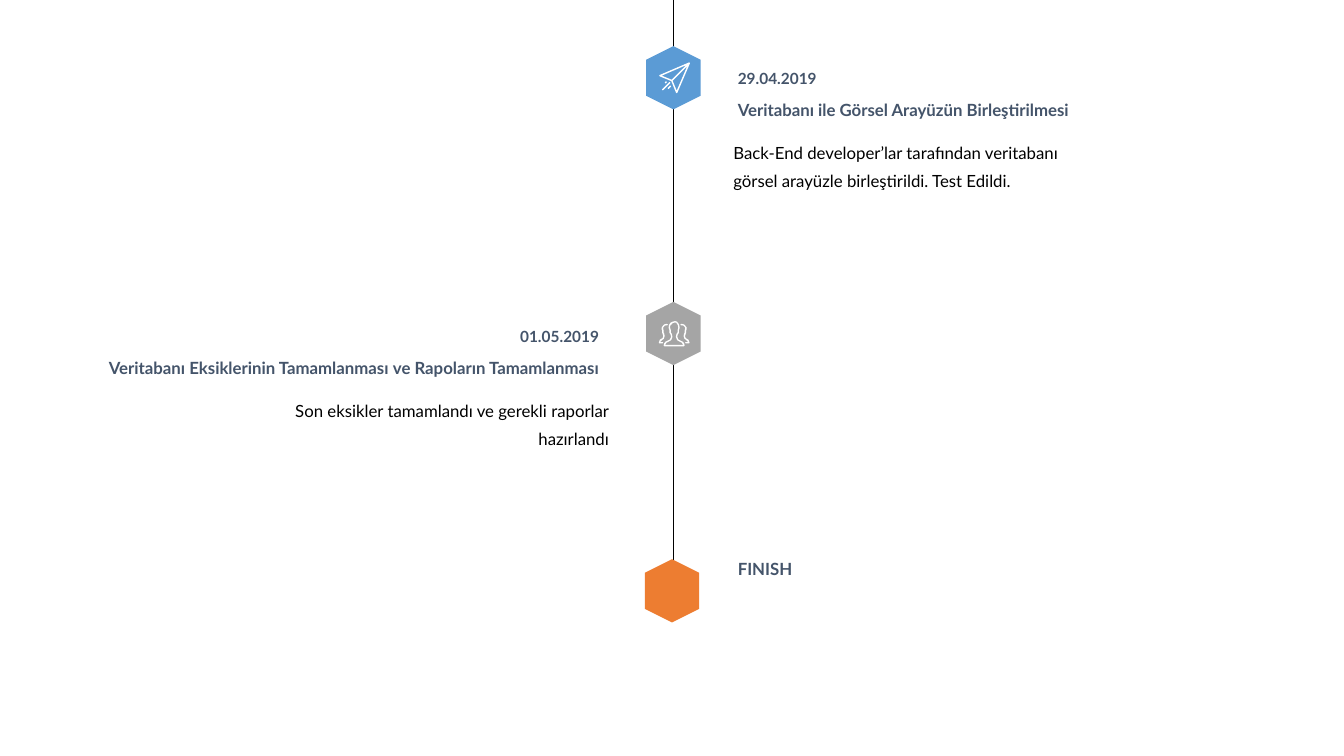
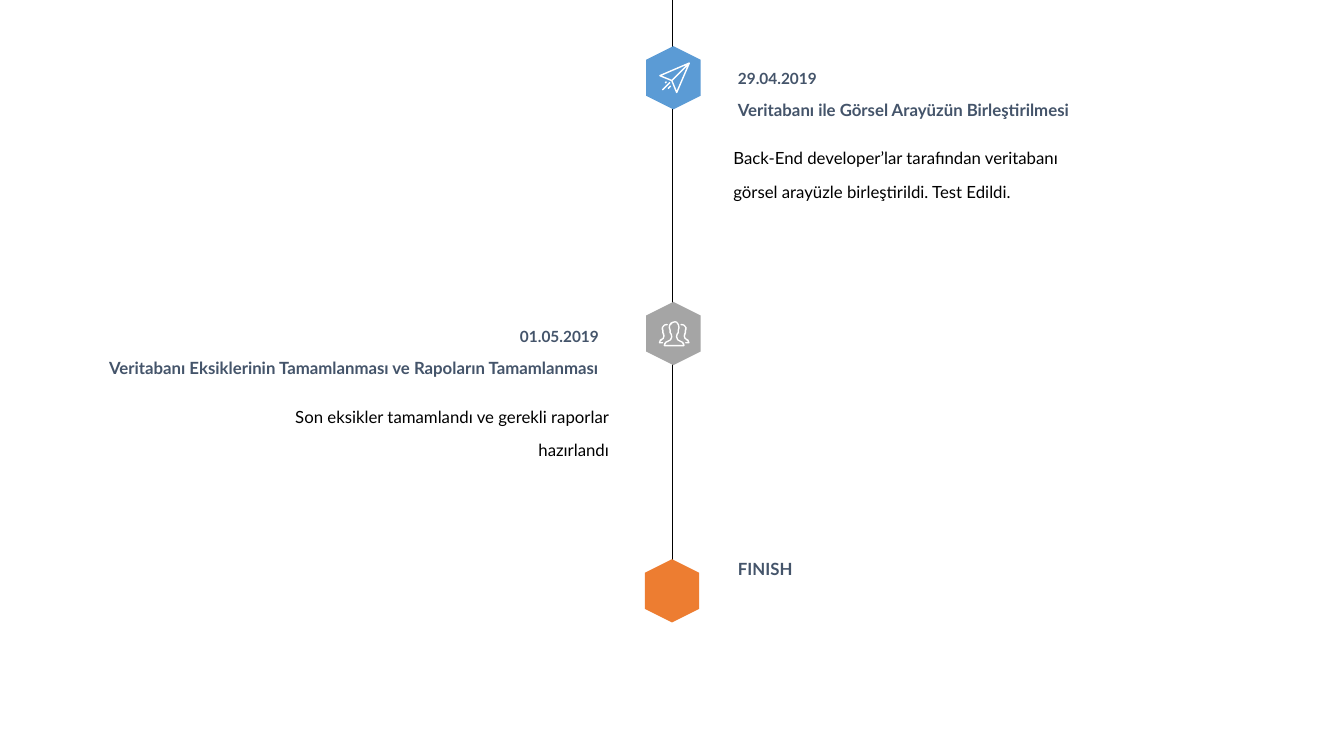
Before and after one commit to cnrkaya/Stardust_Course_Automation, a slide deck: slide 16 of Report_Slide.pptx. Drawn at 1344x756 pixels with LibreOffice and Linux fonts; fonts in the diff are those of the drawing. Boxes give left, top, right and bottom in pixels: in the first picture for what was removed or moved away, otherwise in the second. Text is boxed around its words. In the diff, an @@ line names an element or a change of style, - is before the commit and + after.

```diff
--- a/Report_Slide.pptx
+++ b/Report_Slide.pptx
@@ text "Back-End developer’lar tarafından veritabanı görsel ..." at (733,151,1058,201): line spacing 20.2pt to 1.68; less space between paragraphs @@
@@ text "Son eksikler tamamlandı ve gerekli ..." at (295,410,609,456): line spacing 20.2pt to 1.68; less space between paragraphs @@
```
Also in this commit, not shown: 28 other slides changed, 1 other file.
